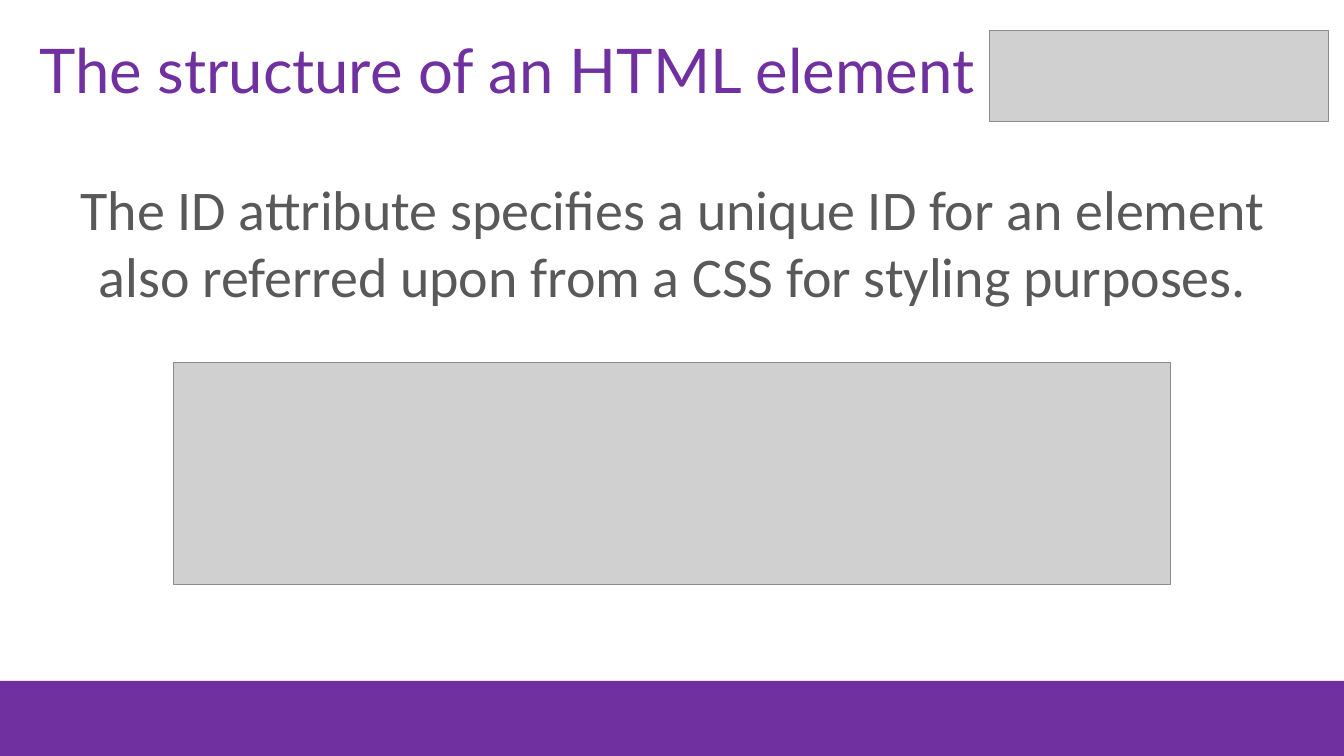
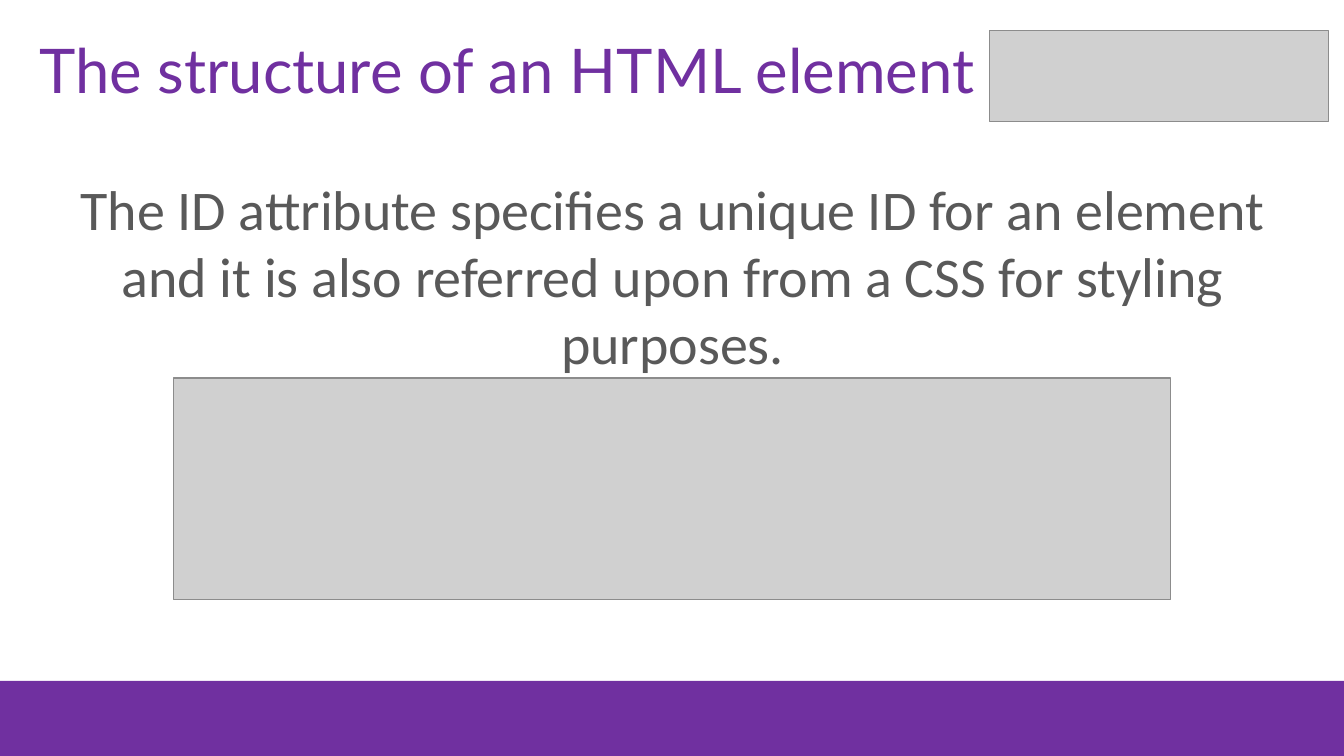
Before and after one commit to stho382/Intro-To-Web-Developement, a slide deck: slide 13 of presentation_slides/HTML.pptx (slide 11 before the commit). Drawn at 1344x756 pixels with LibreOffice and Linux fonts; fonts in the diff are those of the drawing; grey boxes stand for pictures; background and template pictures are left out. Boxes give left, top, right and bottom in pixels: in the first picture for what was removed or moved away, otherwise in the second. Text is boxed around its words. In the diff, an @@ line names an element or a change of style, - is before the commit and + after.

```diff
--- a/presentation_slides/HTML.pptx
+++ b/presentation_slides/HTML.pptx
@@ text at (81,191,1264,373): text changed @@
-The ID attribute specifies a unique ID for an element also referred upon from a CSS for styling purposes.
+The ID attribute specifies a unique ID for an element and it is also referred upon from a CSS for styling purposes.
@@ picture: place and size @@
-picture at (173,363,1172,585)
+picture at (173,378,1172,600)
```
Also in this commit, not shown: 2 other slides changed, 2 slides added, 6 other files.
